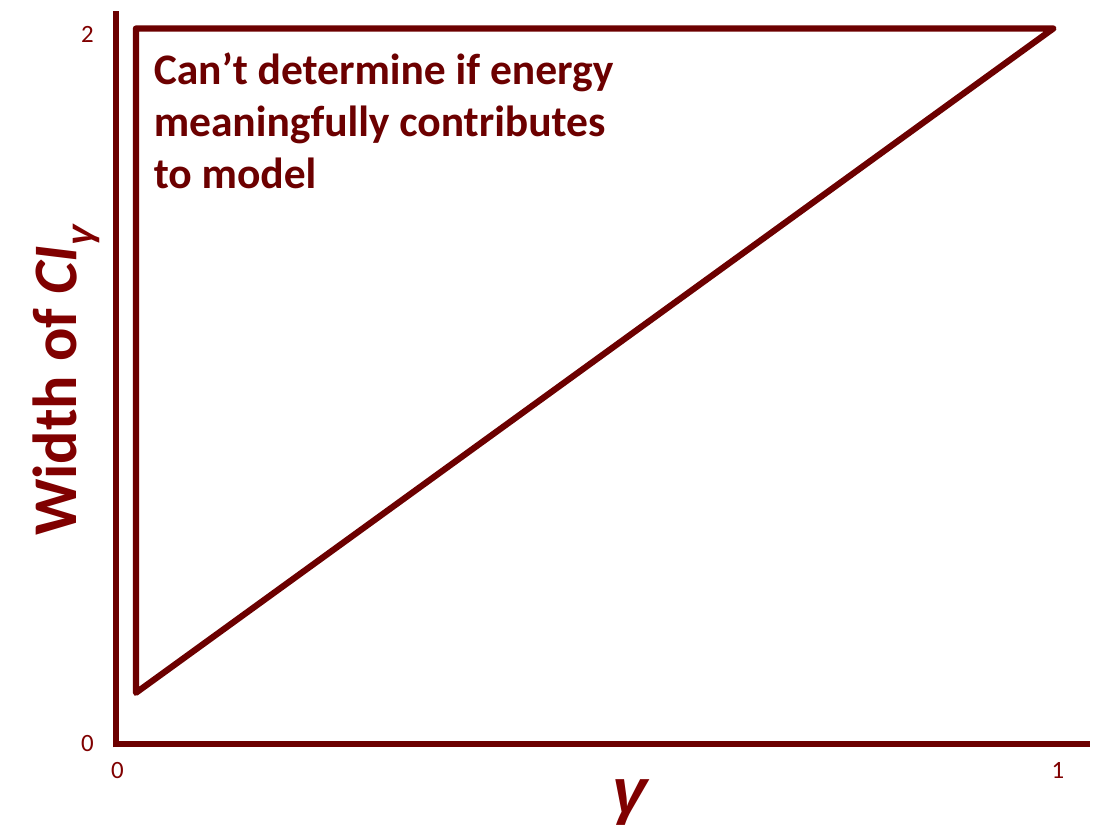
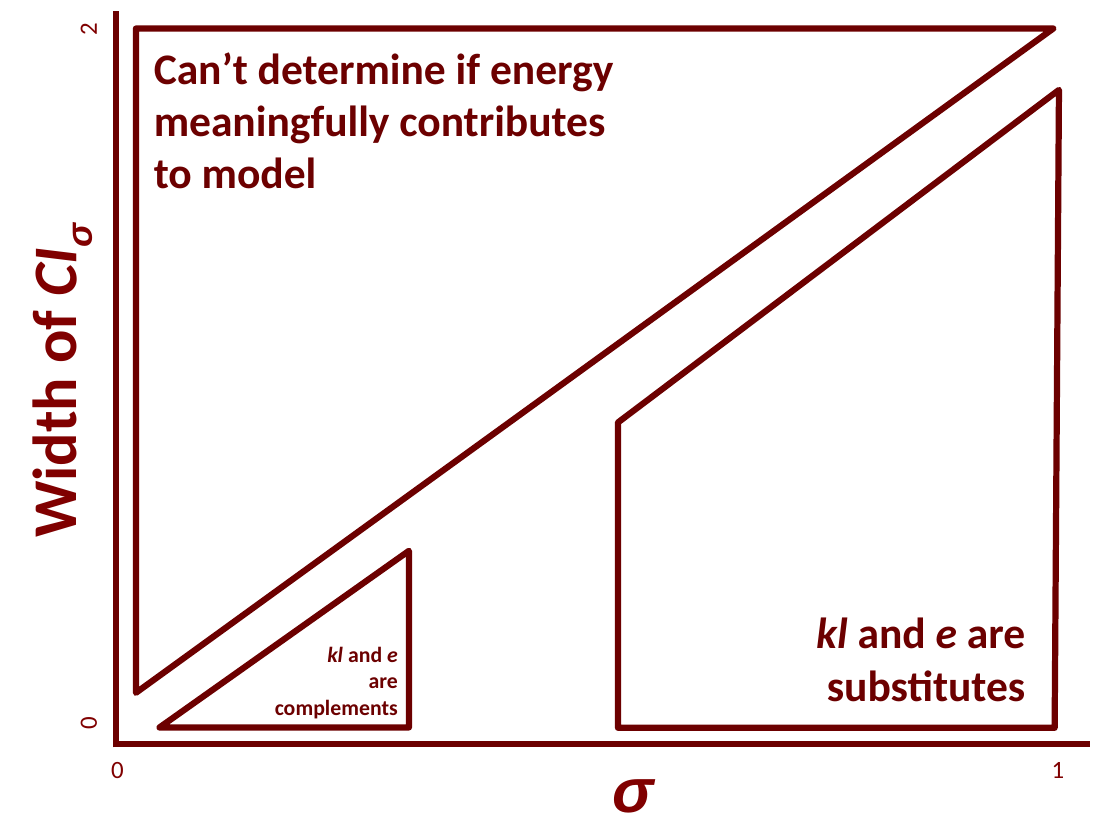
Before and after one commit to EconModels/MacroGrowth, a slide deck: slide 5 of figure_other/Seminar Figures.pptx (slide 10 before the commit). Drawn at 1120x840 pixels with LibreOffice and Linux fonts; fonts in the diff are those of the drawing. Boxes give left, top, right and bottom in pixels: in the first picture for what was removed or moved away, otherwise in the second. Text is boxed around its words. In the diff, an @@ line names an element or a change of style, - is before the commit and + after.

```diff
--- a/figure_other/Seminar Figures.pptx
+++ b/figure_other/Seminar Figures.pptx
@@ text "2" at (x1=73, y1=24, x2=103, y2=34): rotation 0 to 270 degrees @@
@@ freeform shape added at (x1=618, y1=90, x2=1060, y2=728), outline #6C0000 4 pt @@
@@ text at (x1=17, y1=316, x2=93, y2=533): text changed @@
-Width of CIγ
+Width of CIσ
@@ right triangle added at (x1=159, y1=551, x2=409, y2=728), outline #6C0000 4 pt @@
@@ text added at (x1=816, y1=617, x2=1025, y2=702), 28 pt, text #6C0000, bold @@
+kl and e are substitutes
@@ text added at (x1=275, y1=646, x2=398, y2=719), 14 pt, text #6C0000, bold @@
+kl and e
+are
+complements
@@ text "0" at (x1=73, y1=718, x2=103, y2=729): rotation 0 to 270 degrees @@
@@ text "0" moved from (x1=81, y1=735, x2=94, y2=751) to (x1=73, y1=718, x2=103, y2=729) @@
@@ text at (x1=612, y1=779, x2=653, y2=813): text changed @@
-γ
+σ
```
Also in this commit, not shown: 2 other slides changed, 5 slides removed, 18 other files.
